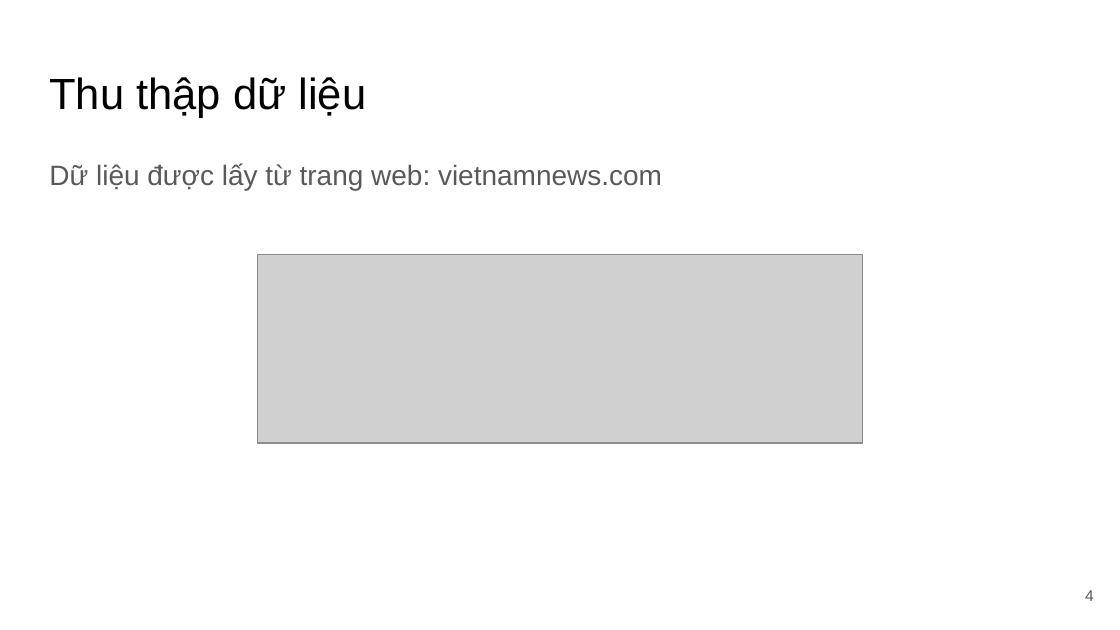
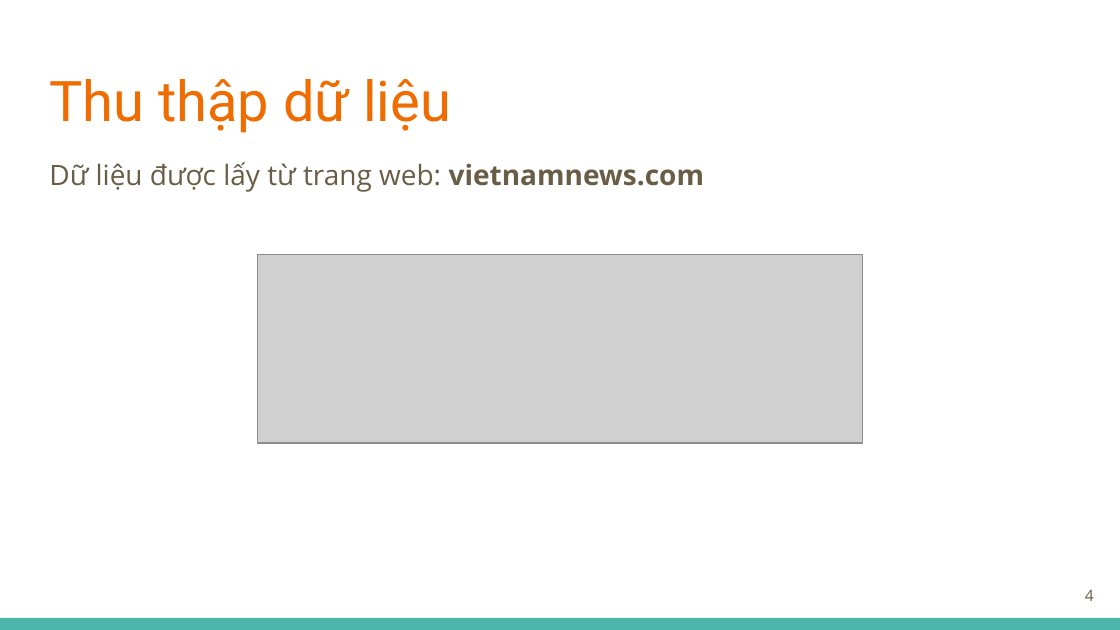
Before and after one commit to tuandoan998/DS_Final_Project, a slide deck: slide 4 of misc/docs/slide.pptx. Drawn at 1120x630 pixels with LibreOffice and Linux fonts; fonts in the diff are those of the drawing; grey boxes stand for pictures. Boxes give left, top, right and bottom in pixels: in the first picture for what was removed or moved away, otherwise in the second. Text is boxed around its words. In the diff, an @@ line names an element or a change of style, - is before the commit and + after.

```diff
--- a/misc/docs/slide.pptx
+++ b/misc/docs/slide.pptx
@@ title "Thu thập dữ liệu" at [49, 79, 451, 133]: size 28 to 36 pt, font Arial to Roboto, text colour #000000 to #EF6C00 @@
@@ text "Dữ liệu được lấy từ ..." at [49, 162, 704, 192]: font Arial to Open Sans, text colour #595959 to #695D46; bold on in "vietnamnews.com" @@
@@ page number at [1085, 590, 1094, 601]: font Arial to Open Sans, text colour #595959 to #695D46 @@
@@ rectangle added at [0, 618, 1120, 630], fill #4DB6AC @@
```
Also in this commit, not shown: 16 other slides changed, 4 slides added, 2 slides removed, 2 other files.
